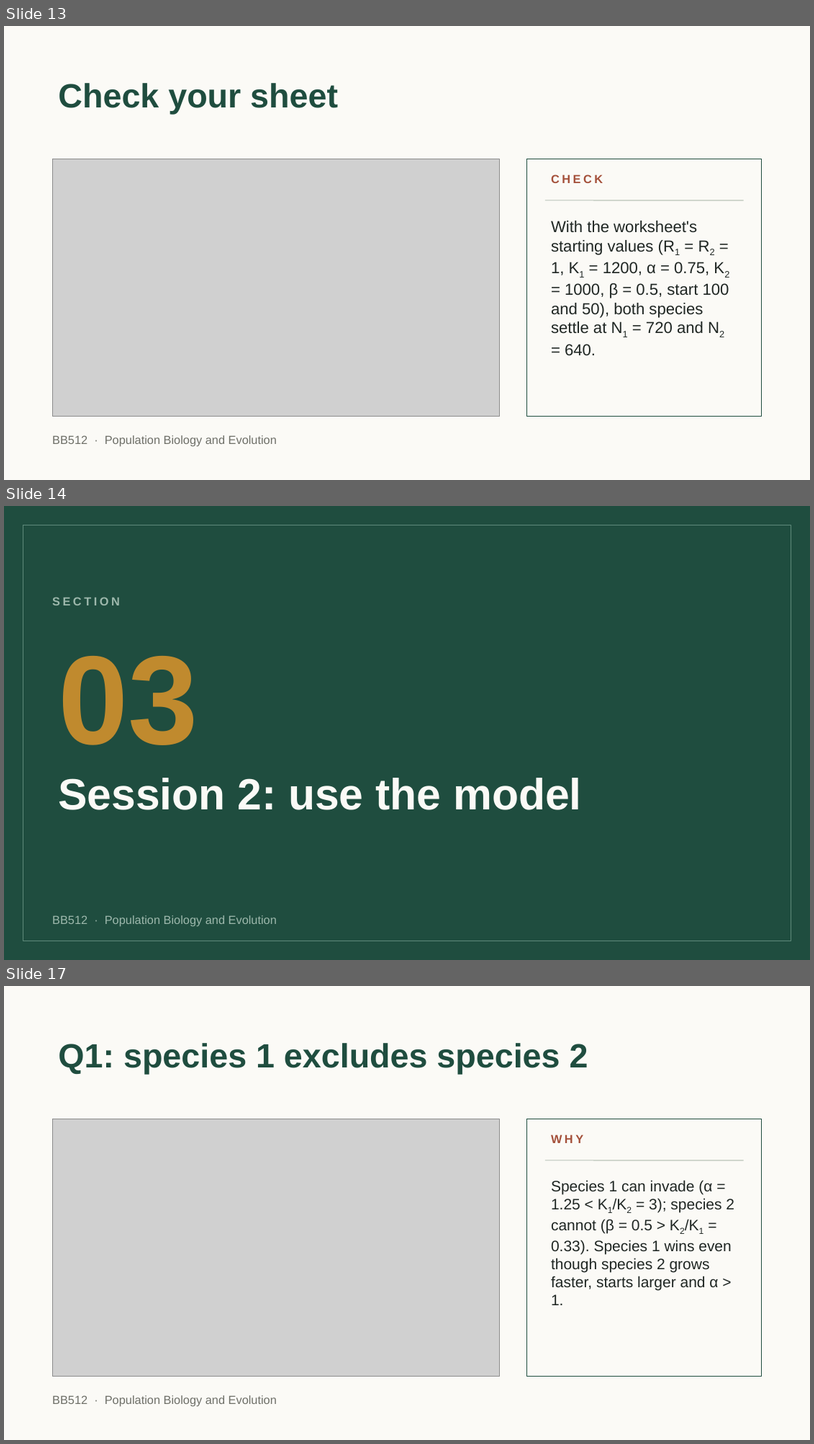
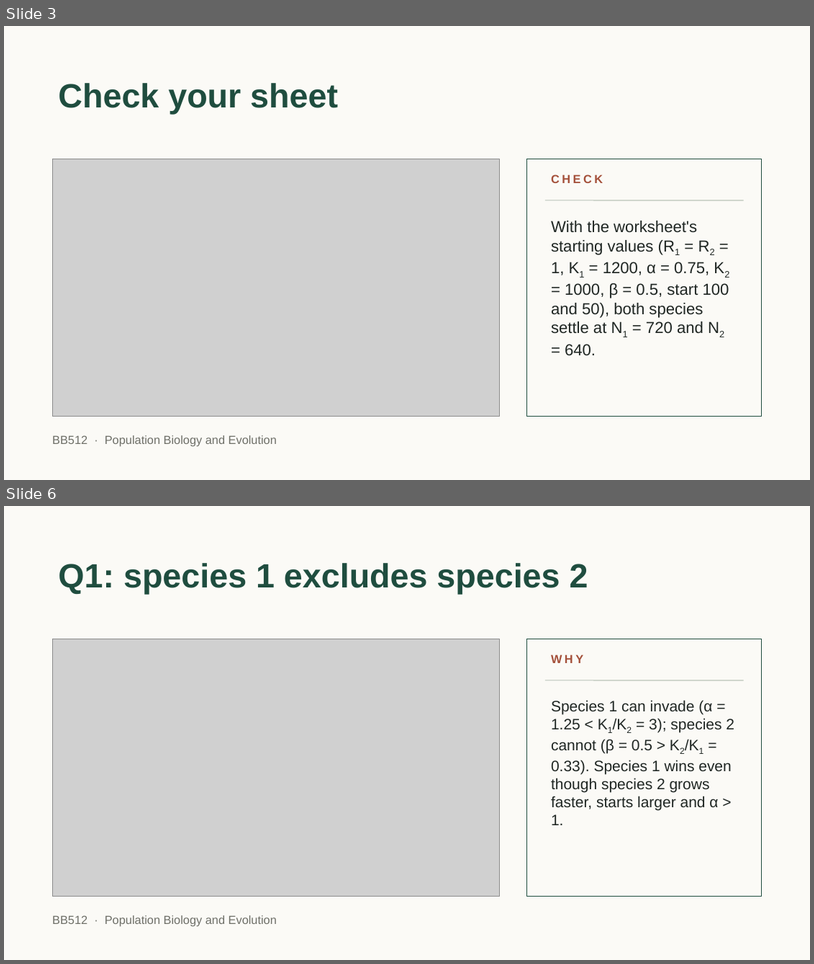
Before and after one commit to jonesor/BB512_Book, a slide deck: lecture_figures/lv_competition/BB512 - Lotka Volterra Competition Practical v2.pptx. Shown one above the other, each under a label of ours: slides 13, 14 and 17 before the commit, slides 3 and 6 after it; the slides between them are not shown. The pictures are 814x1444 and 814x964 pixels, drawn with LibreOffice and Linux fonts; fonts in the diff are those of the drawing; grey boxes stand for pictures. Boxes give left, top, right and bottom in pixels: in the first picture for what was removed or moved away, otherwise in the second. Text is boxed around its words. In the diff, an @@ line names an element or a change of style, - is before the commit and + after.

```diff
--- a/lecture_figures/lv_competition/BB512 - Lotka Volterra Competition Practical v2.pptx
+++ b/lecture_figures/lv_competition/BB512 - Lotka Volterra Competition Practical v2.pptx
@@ slide 14 removed at (x1=4, y1=506, x2=810, y2=960), background #1F4D3F @@
@@ rectangle removed at (x1=23, y1=525, x2=791, y2=940) @@
@@ text removed at (x1=52, y1=597, x2=120, y2=605) @@
-SECTION
@@ text removed at (x1=58, y1=656, x2=198, y2=745) @@
-03
@@ title removed at (x1=58, y1=777, x2=581, y2=810) @@
-Session 2: use the model
@@ text removed at (x1=52, y1=915, x2=277, y2=926) @@
-BB512 · Population Biology and Evolution
@@ what was slide 13 is now slide 3 @@
@@ what was slide 17 is now slide 6 @@
```
Also in this commit, not shown: 4 slides changed, 13 other slides removed, 2 other files.
